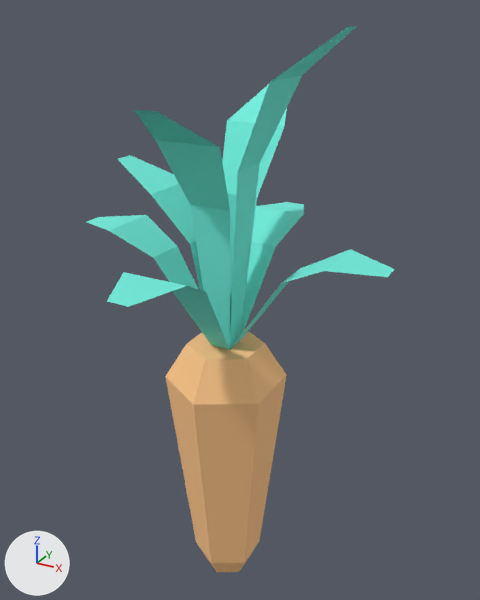
One commit to the OBJ model DynamicLab/Assets/Nature Kit/Models/OBJ format/crop_carrot.obj: the scene before it, then after it.
One viewpoint serves both versions: a 50 mm camera at (0.321, -0.551, 0.633) aimed at (0.006, 0.022, 0.347). The lights are fixed; the arrows at lower left show +X, +Y and +Z. The picture after the commit comes second. Where no turn or scale is listed for an object, it has been applied to the vertices.

The older version as bpy lines, for what is in view:
```python
mat_grass = principled_material('grass')
mat_grass.base_color = (0.173, 0.847, 0.722)  # cyan #73eddd
mat_grass.roughness = 1.0
mat_leafsfall = principled_material('leafsFall')
mat_leafsfall.base_color = (1.0, 0.573, 0.255)  # beige #ffc78a
mat_leafsfall.roughness = 1.0
me_crop_carrot = bpy.data.meshes.new('crop_carrot')
me_crop_carrot.from_pydata(...)  # 76 vertices, 100 faces; spans x -0.172..0.172, y -0.172..0.172, z 0.0..0.619
# faces by material slot: [50, 50]
me_crop_carrot.materials.append(mat_grass)  # cyan #73eddd
me_crop_carrot.materials.append(mat_leafsfall)  # beige #ffc78a
ob_crop_carrot = bpy.data.objects.new('crop_carrot', me_crop_carrot)
ob_crop_carrot.location = (0.0, 0.0, 0.0)
```
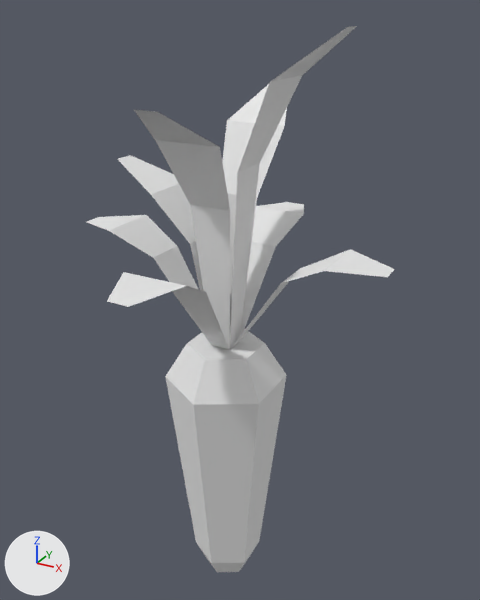
Location of each change, [x1, y1, x2, y2] in pixels of the pictures (480 x 600 px):
'crop_carrot', recoloured: [87, 26, 395, 572] in both

Patch to the scene script:
```diff
--- a/DynamicLab/Assets/Nature Kit/Models/OBJ format/crop_carrot.obj.py
+++ b/DynamicLab/Assets/Nature Kit/Models/OBJ format/crop_carrot.obj.py
@@ mat_grass @@
 mat_grass = principled_material('grass')
-mat_grass.base_color = (0.173, 0.847, 0.722)  # cyan #73eddd
+mat_grass.base_color = (0.8, 0.8, 0.8)  # white #e7e7e7
 mat_grass.roughness = 1.0
@@ mat_leafsfall @@
 mat_leafsfall = principled_material('leafsFall')
-mat_leafsfall.base_color = (1.0, 0.573, 0.255)  # beige #ffc78a
+mat_leafsfall.base_color = (0.8, 0.8, 0.8)  # white #e7e7e7
 mat_leafsfall.roughness = 1.0
```
